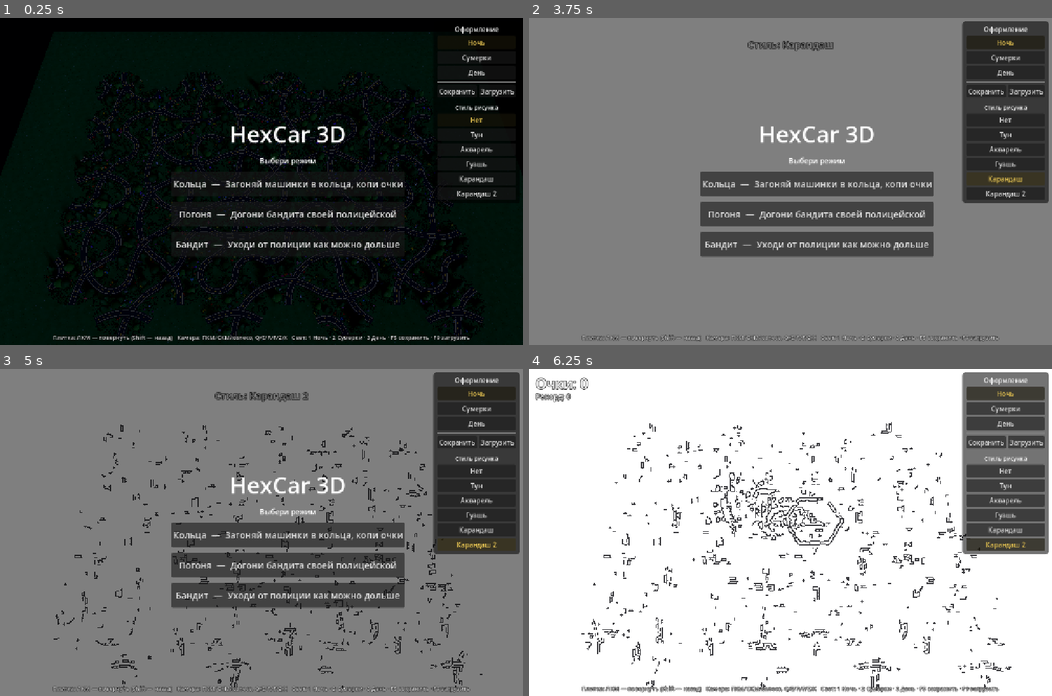
Above: before the commit, frames 1-4 (two rows, left to right).
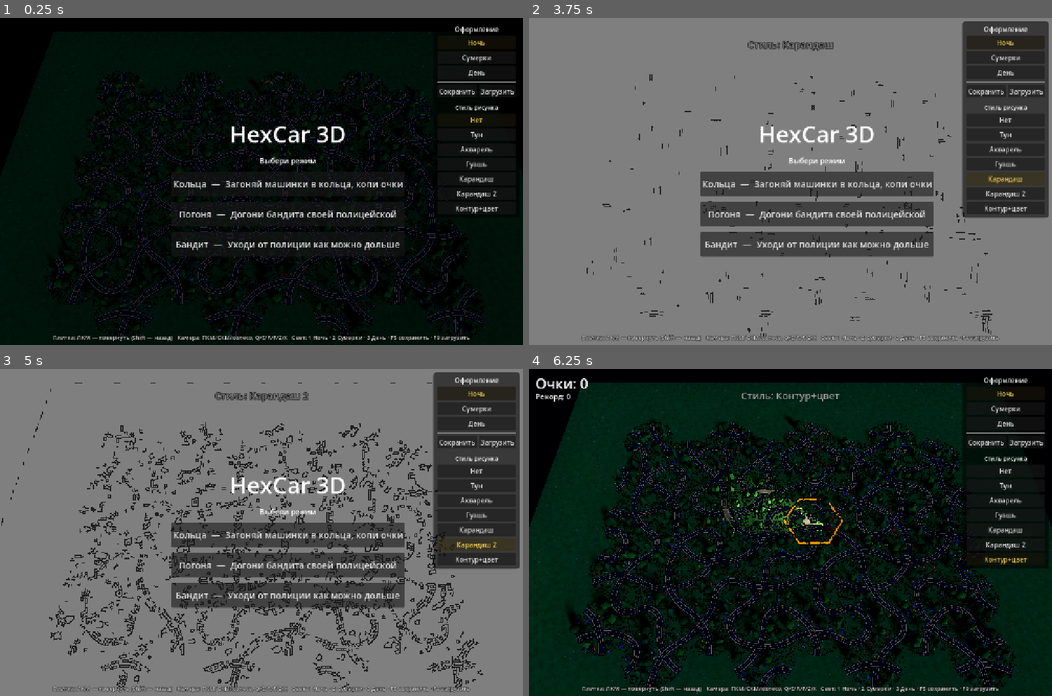
Above: after the commit, the same moments.

Repository: SashkoSoft/hexcar
Game: Godot game, scene res://Main.tscn
Same seed, same stepped clock (60 frames per second), same inputs: the game is played once before the commit and once after it.
Inputs (mouse positions are in pixels of both pictures, inside the frame that each line leads up to):
- Up to frame 1 (0.25 s): no input
- Up to frame 2 (3.75 s): click "Нет" at 0.5 s; click "Тун" at 1.25 s; click "Акварель" at 2 s; click "Гуашь" at 2.75 s; click "Карандаш" at 3.5 s
- Up to frame 3 (5 s): click "Карандаш 2" at 4.25 s
- Up to frame 4 (6.25 s): click (1004, 558) at 5 s, where only the run after the commit has a clickable "Контур+цвет"; click "Кольца — Загоняй машинки в ко…" at 5.75 s

The runs differ from the first frame. In frame 1, 0.1% of the frame differs, in the area x 87-96%, y 57-60%; in frame 2, 1.5%; in frame 3, 6.2%; in frame 4, 99%, in the area x 0-100%, y 0-100%.

Commit message:
Карандаш: расширены оба пресета + стиль «Контур+цвет» (multiply на рендер)
- Пороги Canny понижены — больше линий: Карандаш (low 0.14/high 0.36),
  Карандаш 2 (low 0.09/high 0.26)
- Новый стиль «Контур+цвет»: те же контуры наложены multiply на цветной
  рендер (uniform u_canny_mult, per-style в CANNY_CFG)
- README обновлён

Co-Authored-By: Claude Opus 4.8 (1M context) <noreply@anthropic.com>

Diff:
--- a/godot/Main.gd
+++ b/godot/Main.gd
@@ -172,12 +172,13 @@
 var style_buttons := {}         # имя -> Button
 
 # художественный пост-эффект (полноэкранный шейдер поверх 3D)
-var current_style := 0          # 0 нет · 1 тун · 2 акварель · 3 гуашь · 4 карандаш · 5 карандаш 2
-const STYLE_NAMES := ["Нет", "Тун", "Акварель", "Гуашь", "Карандаш", "Карандаш 2"]
-# параметры Canny для карандашных стилей (low/high — пороги, blur — денойз, paper — зерно)
+var current_style := 0          # 0 нет · 1 тун · 2 акварель · 3 гуашь · 4 карандаш · 5 карандаш 2 · 6 контур+цвет
+const STYLE_NAMES := ["Нет", "Тун", "Акварель", "Гуашь", "Карандаш", "Карандаш 2", "Контур+цвет"]
+# параметры Canny (low/high — пороги, blur — денойз, paper — зерно, mult — наложение на цвет multiply)
 const CANNY_CFG := {
-	4: {"low": 0.22, "high": 0.52, "blur": 1.7, "line": 0.85, "paper": 0.0},    # узкий диапазон, чистый фон
-	5: {"low": 0.12, "high": 0.34, "blur": 1.3, "line": 0.90, "paper": 0.0},    # широкий диапазон — больше деталей, чистый фон
+	4: {"low": 0.14, "high": 0.36, "blur": 1.5, "line": 0.85, "paper": 0.0, "mult": 0.0},  # расширенный — больше линий
+	5: {"low": 0.09, "high": 0.26, "blur": 1.2, "line": 0.90, "paper": 0.0, "mult": 0.0},  # широкий — максимум деталей
+	6: {"low": 0.10, "high": 0.28, "blur": 1.3, "line": 0.95, "paper": 0.0, "mult": 1.0},  # контур ×цветной рендер
 }
 var fx_layer: CanvasLayer
 var fx_rect: ColorRect
@@ -1530,6 +1531,7 @@
 uniform float u_canny_high = 0.52;   // верхний порог (сильные края)
 uniform float u_canny_line = 0.85;   // насыщенность линии (0..1)
 uniform float u_canny_paper = 0.015; // зерно бумаги (0 — чистый фон)
+uniform float u_canny_mult = 0.0;    // 0 — линии на бумаге, 1 — линии ×цветной рендер (multiply)
 
 float luma(vec3 c){ return dot(c, vec3(0.299, 0.587, 0.114)); }
 float hash(vec2 p){ p = fract(p * vec2(123.34, 456.21)); p += dot(p, p + 45.32); return fract(p.x * p.y); }
@@ -1663,8 +1665,9 @@
 		float aa = smoothstep(u_canny_high * 0.6, u_canny_high, nms);
 		float ink = edge * max(aa, weak) * u_canny_line;
 		float paper = 1.0 - u_canny_paper + u_canny_paper * vnoise(uv * res * 0.25);
-		col = vec3(paper) - ink * vec3(0.86, 0.86, 0.84);
-		col = clamp(col, 0.0, 1.0);
+		vec3 line_col = vec3(paper) - ink * vec3(0.86, 0.86, 0.84);   // линии на бумаге
+		vec3 mult_col = col * (1.0 - ink * 0.92);                     // линии × цветной рендер (multiply)
+		col = clamp(mix(line_col, mult_col, u_canny_mult), 0.0, 1.0);
 	}
 	COLOR = vec4(col, 1.0);
 }
@@ -1697,6 +1700,7 @@
 			fx_mat.set_shader_parameter("u_canny_blur", cfg["blur"])
 			fx_mat.set_shader_parameter("u_canny_line", cfg["line"])
 			fx_mat.set_shader_parameter("u_canny_paper", cfg["paper"])
+			fx_mat.set_shader_parameter("u_canny_mult", cfg.get("mult", 0.0))
 	if fx_rect:
 		fx_rect.visible = current_style != 0
 	_update_style_fx_buttons()
Not shown, changed: godot/README.md
